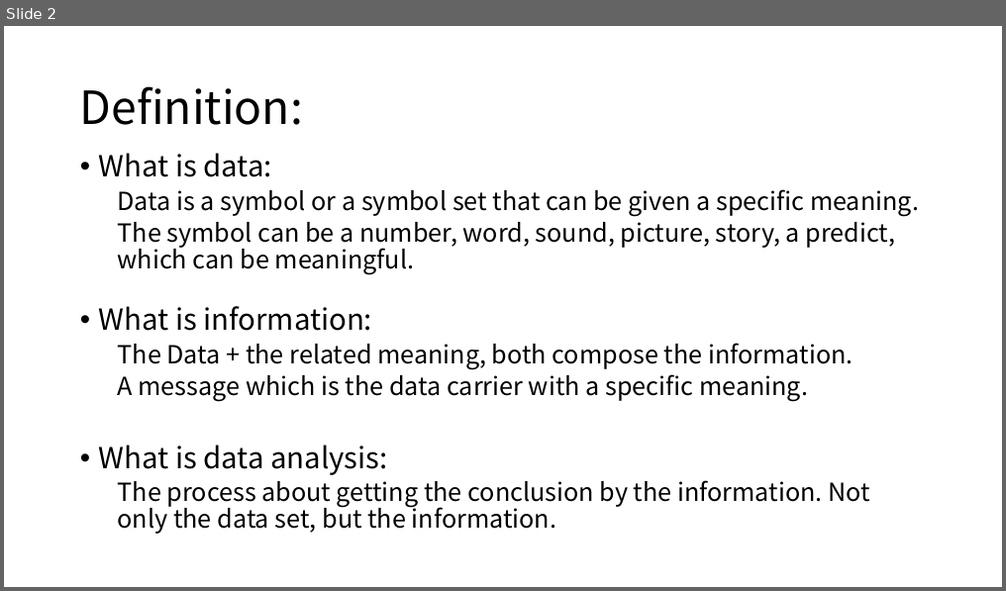
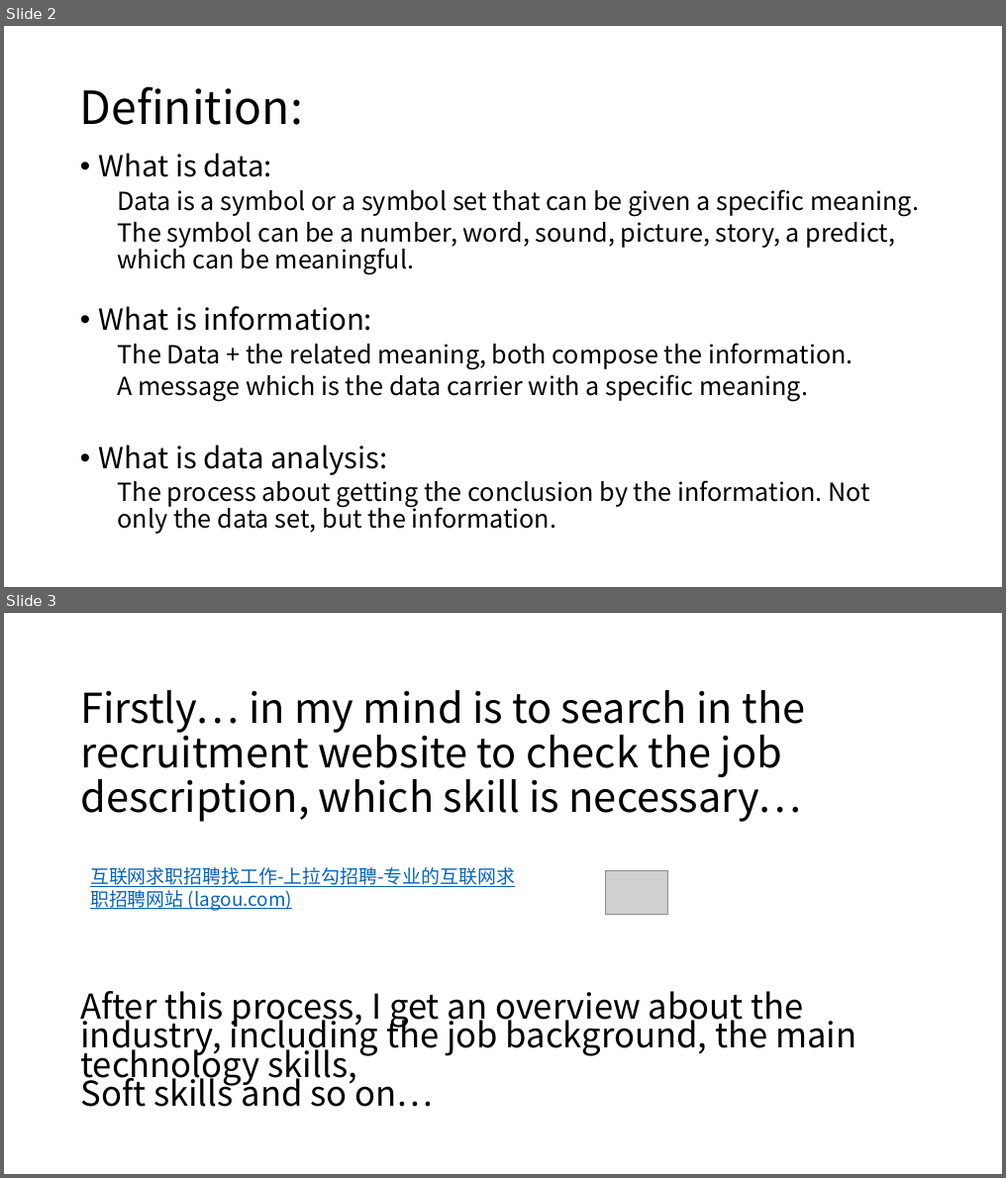
Before and after one commit to zicheng-pan/python-requestforlagou, a slide deck: New Microsoft PowerPoint 演示文稿.pptx. Shown one above the other, each under a label of ours: slide 2 before the commit, slides 2 and 3 after it. The pictures are 1006x591 and 1006x1178 pixels, drawn with LibreOffice and Linux fonts; fonts in the diff are those of the drawing; grey boxes stand for pictures. Boxes give left, top, right and bottom in pixels: in the first picture for what was removed or moved away, otherwise in the second. Text is boxed around its words. In the diff, an @@ line names an element or a change of style, - is before the commit and + after.

```diff
--- a/New Microsoft PowerPoint 演示文稿.pptx
+++ b/New Microsoft PowerPoint 演示文稿.pptx
@@ slide 3 added at bbox=[4, 613, 1002, 1174], background #FFFFFF @@
@@ title added at bbox=[80, 690, 806, 822], 39.6 pt, text #000000 @@
+Firstly… in my mind is to search in the recruitment website to check the job description, which skill is necessary…
@@ text added at bbox=[90, 867, 515, 911], 18 pt, text #0563C1, underline @@
+互联网求职招聘找工作-上拉勾招聘-专业的互联网求职招聘网站 (lagou.com)
@@ picture added at bbox=[605, 871, 667, 914] @@
@@ text added at bbox=[80, 991, 856, 1107], 33 pt, text #000000 @@
+After this process, I get an overview about the industry, including the job background, the main technology skills,
+Soft skills and so on…
```
Also in this commit, not shown: 1 slide changed, 3 other slides added, 1 slide removed, 6 other files.
